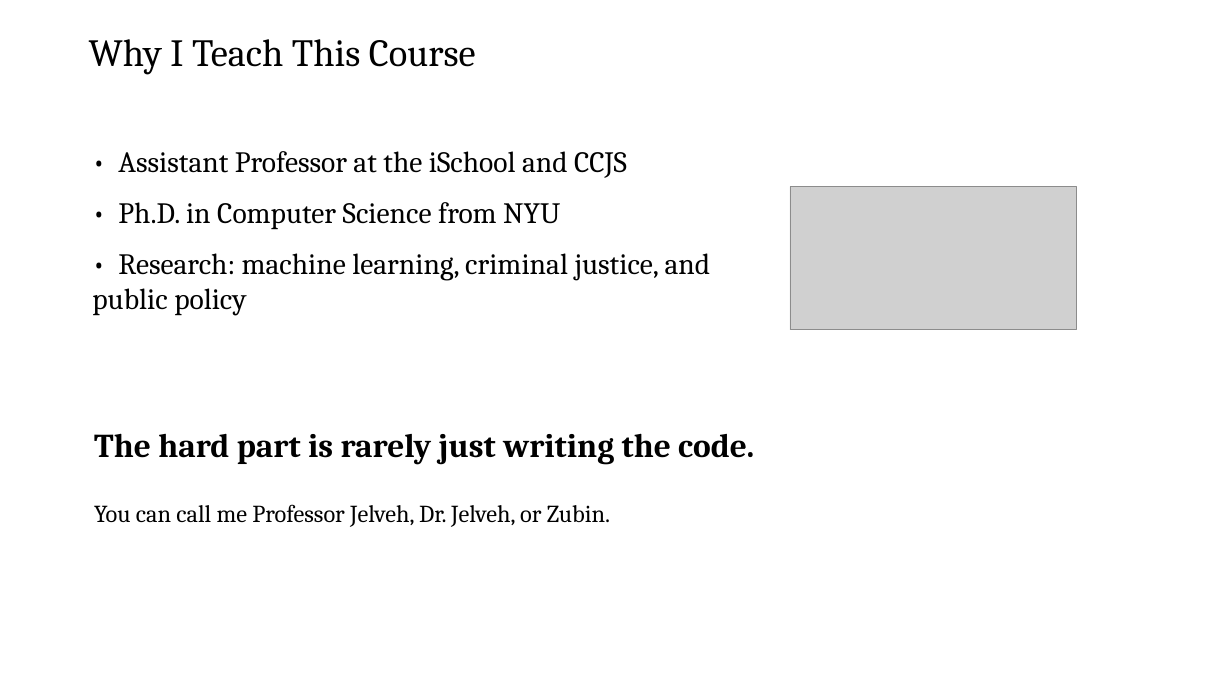
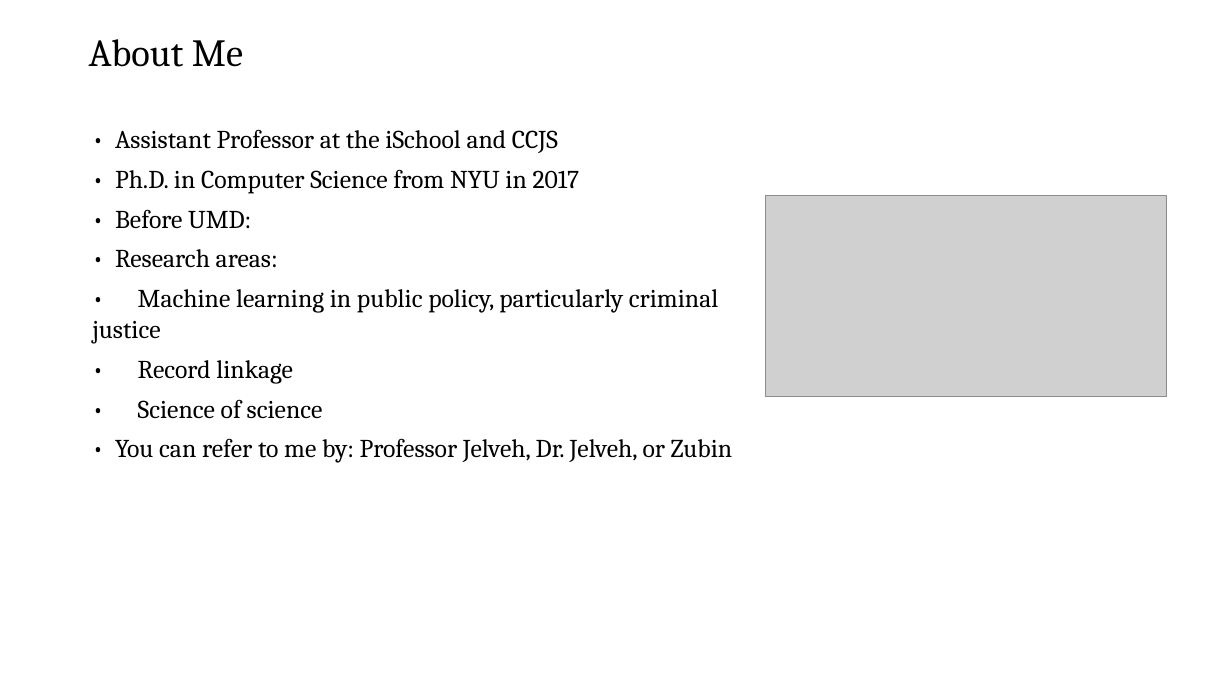
Before and after one commit to zjelveh/zjelveh.github.io, a slide deck: slide 2 of files/ccjs418e_fall2026/lecture_1.pptx. Drawn at 1232x693 pixels with LibreOffice and Linux fonts; fonts in the diff are those of the drawing; grey boxes stand for pictures. Boxes give left, top, right and bottom in pixels: in the first picture for what was removed or moved away, otherwise in the second. Text is boxed around its words. In the diff, an @@ line names an element or a change of style, - is before the commit and + after.

```diff
--- a/files/ccjs418e_fall2026/lecture_1.pptx
+++ b/files/ccjs418e_fall2026/lecture_1.pptx
@@ text at bbox=[89, 39, 243, 67]: text changed @@
-Why I Teach This Course
+About Me
@@ text "• Assistant Professor at the ...": place and size @@
-text "• Assistant Professor at the ..." at bbox=[92, 151, 711, 316]
+text "• Assistant Professor at the ..." at bbox=[92, 129, 733, 463]
@@ text at bbox=[115, 129, 558, 153]: size 23 to 20 pt in "• Assistant Professor at the iSchool and ..."; less space between paragraphs @@
@@ text at bbox=[92, 169, 733, 463]: text changed; size 23 to 20 pt @@
-• Ph.D. in Computer Science from NYU
-• Research: machine learning, criminal justice, and public policy
+• Ph.D. in Computer Science from NYU in 2017
+• Before UMD:
+• Research areas:
+• Machine learning in public policy, particularly criminal justice
+• Record linkage
+• Science of science
+• You can refer to me by: Professor Jelveh, Dr. Jelveh, or Zubin
@@ picture: place and size @@
-picture at bbox=[790, 187, 1077, 330]
+picture at bbox=[765, 196, 1167, 396]
@@ text removed at bbox=[94, 433, 754, 464] @@
-The hard part is rarely just writing the code.
@@ text removed at bbox=[94, 504, 610, 527] @@
-You can call me Professor Jelveh, Dr. Jelveh, or Zubin.
```
Also in this commit, not shown: 14 other slides changed, 2 slides removed.
